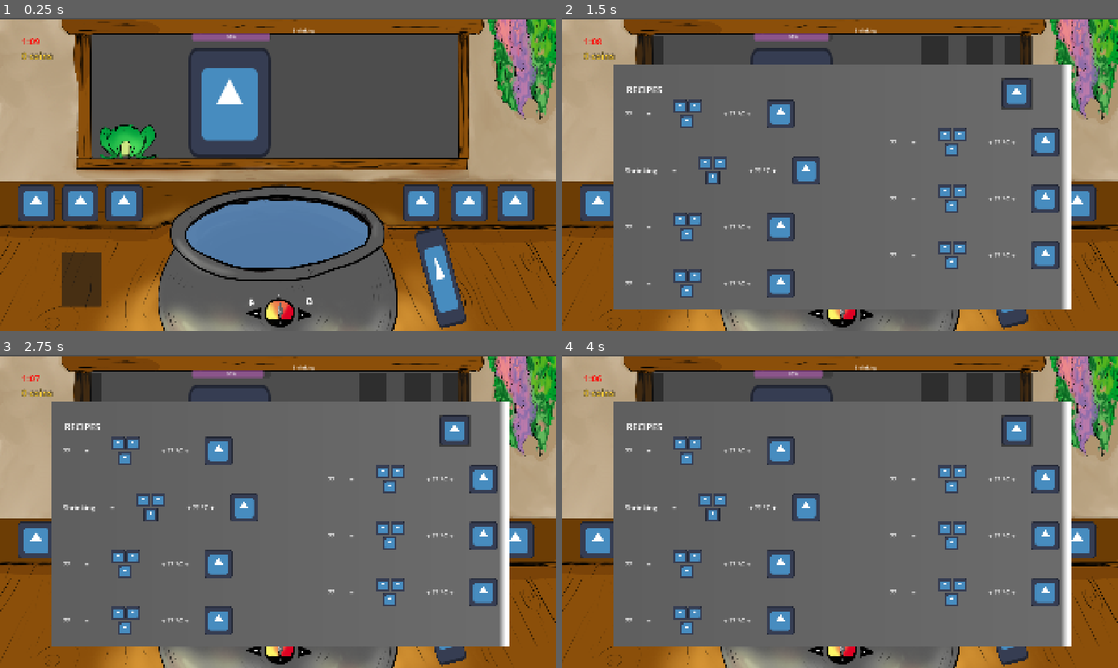
Above: before the commit, frames 1-4 (two rows, left to right).
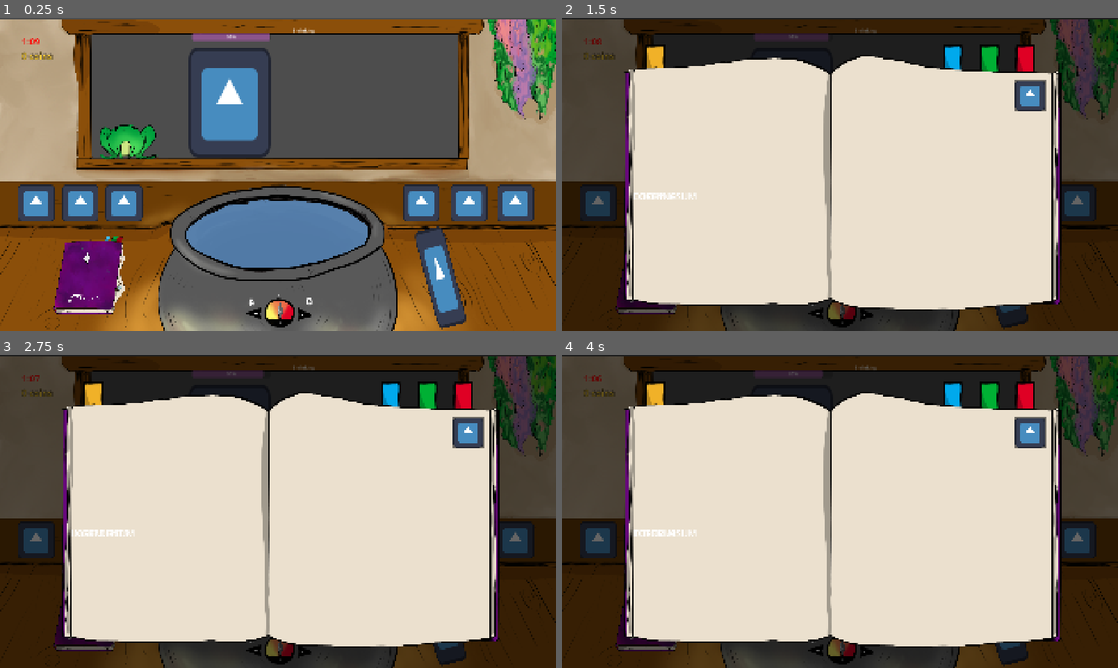
Above: after the commit, the same moments.

Repository: Eko199/Sugaming-Game-Jam-2026
Game: Godot game, scene res://main.tscn
Two runs of this game, one before a commit and one after it. Both use one fixed random seed, a clock stepped at 60 frames per second and the inputs below. The engine's default icon, where the game draws it, is replaced by a stand-in: a white triangle on a blue panel in a dark square.
Inputs (mouse positions are in pixels of both pictures, inside the frame that each line leads up to; where the layout moved, square brackets give the same spot in the first picture):
- Up to frame 1 (0.25 s): no input
- Up to frame 2 (1.5 s): click (650, 274) [645, 280] at 0.5 s; click (1029, 71) [1017, 64] at 1.25 s
- Up to frame 3 (2.75 s): click (428, 408) [417, 401] at 2 s
- Up to frame 4 (4 s): click (956, 408) [934, 401] at 2.75 s; click (656, 408) [650, 401] at 3.5 s

The runs differ from the first frame. In frame 1, 2.6% of the frame differs, in the area x 9-23%, y 69-95%; in frame 2, 98%, in the area x 0-100%, y 0-100%; in frame 3, 98%; in frame 4, 98%.

Commit message:
Use almanac textures

Diff:
--- a/main.tscn
+++ b/main.tscn
@@ -4,11 +4,11 @@
 [ext_resource type="Script" uid="uid://0830dg36o4ho" path="res://main.gd" id="1_lquwl"]
 [ext_resource type="PackedScene" uid="uid://dwvgd1ceya2ff" path="res://potion_making/ingredient.tscn" id="2_1bvp3"]
 [ext_resource type="PackedScene" uid="uid://bf47lyj853ja" path="res://ui/almanac_control.tscn" id="3_5vw27"]
-[ext_resource type="Texture2D" uid="uid://2c6dp0q3oc20" path="res://icon.svg" id="7_272bh"]
 [ext_resource type="Texture2D" uid="uid://cwdg41cb3c5sy" path="res://textures/background.png" id="3_7mycd"]
 [ext_resource type="PackedScene" uid="uid://b4a1c2d50cjdd" path="res://potion_making/cauldron.tscn" id="3_lquwl"]
 [ext_resource type="PackedScene" uid="uid://ddyr3a0jetguo" path="res://potion_making/customer.tscn" id="6_7mycd"]
 [ext_resource type="PackedScene" uid="uid://d33d5rnlivlhp" path="res://potion_making/spoon.tscn" id="7_272bh"]
+[ext_resource type="Texture2D" uid="uid://dxo2xb5fkkraa" path="res://textures/almanach.png" id="8_kek77"]
 
 [sub_resource type="LabelSettings" id="LabelSettings_0xm2m"]
 font_size = 32
@@ -39,21 +39,6 @@
 text = "5:00"
 label_settings = SubResource("LabelSettings_0xm2m")
 
-[node name="AlmanacControl" parent="UI" unique_id=1011438134 instance=ExtResource("3_5vw27")]
-visible = false
-anchors_preset = 15
-anchor_left = 0.0
-anchor_top = 0.0
-anchor_right = 1.0
-anchor_bottom = 1.0
-offset_left = 192.99998
-offset_top = 151.99998
-offset_right = 199.0
-offset_bottom = 152.0
-scale = Vector2(0.8, 0.8)
-size_flags_horizontal = 6
-size_flags_vertical = 6
-
 [node name="MoneyLabel" type="Label" parent="UI" unique_id=141992439]
 offset_left = 75.0
 offset_top = 108.0
@@ -61,6 +46,30 @@
 offset_bottom = 131.0
 text = "0 coins"
 label_settings = SubResource("LabelSettings_7mycd")
+
+[node name="ColorRect" type="ColorRect" parent="UI" unique_id=91601122]
+visible = false
+anchors_preset = 15
+anchor_right = 1.0
+anchor_bottom = 1.0
+grow_horizontal = 2
+grow_vertical = 2
+color = Color(0, 0, 0, 0.60784316)
+
+[node name="AlmanacControl" parent="UI/ColorRect" unique_id=1011438134 instance=ExtResource("3_5vw27")]
+layout_mode = 1
+anchors_preset = 15
+anchor_left = 0.0
+anchor_top = 0.0
+anchor_right = 1.0
+anchor_bottom = 1.0
+offset_left = 165.99998
+offset_top = 111.499985
+offset_right = 226.0
+offset_bottom = 192.5
+scale = Vector2(0.8, 0.8)
+size_flags_horizontal = 6
+size_flags_vertical = 6
 
 [node name="Background" type="Sprite2D" parent="." unique_id=1861596065]
 position = Vector2(961.44446, 542.5)
@@ -123,16 +132,21 @@
 offset_bottom = 482.0
 
 [node name="Almanac" type="Button" parent="." unique_id=466546909]
-offset_left = 213.0
-offset_top = 810.0
-offset_right = 349.0
-offset_bottom = 997.0
-icon = ExtResource("7_272bh")
+offset_left = 180.0
+offset_top = 746.0
+offset_right = 437.0
+offset_bottom = 1028.0
+mouse_default_cursor_shape = 2
+icon = ExtResource("8_kek77")
+flat = true
+expand_icon = true
 
-[connection signal="pressed" from="Almanac" to="UI/AlmanacControl" method="_on_almanac_pressed"]
 [node name="Spoon" parent="." unique_id=389561872 instance=ExtResource("7_272bh")]
 offset_left = 1470.0
 offset_top = 723.0
 offset_right = 1572.0
 offset_bottom = 1068.0
 rotation = -0.2617994
+mouse_default_cursor_shape = 2
+
+[connection signal="pressed" from="Almanac" to="UI/ColorRect/AlmanacControl" method="_on_almanac_pressed"]
--- a/ui/almanac.gd
+++ b/ui/almanac.gd
@@ -14,10 +14,10 @@
 
 	current_page = recipes
 	current_page.visible = true
-	visible = true
+	get_parent().visible = true
 
 func close() -> void:
-	visible = false
+	get_parent().visible = false
 
 func switch_page(page: Control) -> void:
 	current_page.visible = false
@@ -59,6 +59,9 @@
 func _unhandled_input(event: InputEvent) -> void:
 	if event.is_action_pressed("ui_cancel") and visible == true:
 		close()
+	if event is InputEventKey and event.pressed and not event.echo \
+		and event.keycode == KEY_SPACE and visible == false:
+			open()
 
 func _on_cooking_btn_pressed() -> void:
 	switch_page(cooking)
--- a/ui/almanac_control.tscn
+++ b/ui/almanac_control.tscn
@@ -1,18 +1,20 @@
 [gd_scene format=3 uid="uid://bf47lyj853ja"]
 
 [ext_resource type="Script" uid="uid://dgm1huqnuwkma" path="res://ui/almanac.gd" id="1_j4527"]
+[ext_resource type="Texture2D" uid="uid://bd5i8llst35wu" path="res://textures/open-book.png" id="2_8llnm"]
+[ext_resource type="Texture2D" uid="uid://ciykwiaxdcmhi" path="res://textures/red-tab.png" id="2_boy4e"]
 [ext_resource type="Texture2D" uid="uid://2c6dp0q3oc20" path="res://icon.svg" id="2_ytkxx"]
+[ext_resource type="Texture2D" uid="uid://2ti3mwqk8hai" path="res://textures/green-tab.png" id="3_bgjhh"]
 [ext_resource type="PackedScene" uid="uid://de1kknukqhl5m" path="res://ui/recipe.tscn" id="3_kyb6q"]
-
-[sub_resource type="Gradient" id="Gradient_5vw27"]
-offsets = PackedFloat32Array(0.004, 0.996, 1)
-colors = PackedColorArray(0.37162217, 0.3716222, 0.37162215, 1, 0.4220943, 0.42209432, 0.42209426, 1, 1, 1, 1, 1)
-
-[sub_resource type="GradientTexture2D" id="GradientTexture2D_p7tx1"]
-gradient = SubResource("Gradient_5vw27")
+[ext_resource type="Texture2D" uid="uid://dnq0pllbw3rji" path="res://textures/blue-tab.png" id="4_p800m"]
+[ext_resource type="Texture2D" uid="uid://cicush4i4a3xs" path="res://textures/yellow-tab.png" id="5_iu7ow"]
 
 [sub_resource type="LabelSettings" id="LabelSettings_ov5wf"]
 font_size = 40
+
+[sub_resource type="LabelSettings" id="LabelSettings_3ftik"]
+font_size = 67
+font_color = Color(0, 0, 0, 1)
 
 [node name="AlmanacControl" type="MarginContainer" unique_id=1700512780]
 anchors_preset = 8
@@ -32,44 +34,15 @@
 theme_override_constants/margin_bottom = 10
 script = ExtResource("1_j4527")
 
-[node name="Bookmarks" type="Control" parent="." unique_id=722244083]
+[node name="Book" type="TextureRect" parent="." unique_id=705706127]
+z_index = 1
 layout_mode = 2
 mouse_filter = 2
-
-[node name="CookingBtn" type="Button" parent="Bookmarks" unique_id=702234793]
-layout_mode = 0
-offset_left = 1691.0
-offset_top = -120.0
-offset_right = 1809.0
-offset_bottom = 127.0
-
-[node name="IngredientsBtn" type="Button" parent="Bookmarks" unique_id=353100691]
-layout_mode = 0
-offset_left = 1521.0
-offset_top = -120.0
-offset_right = 1639.0
-offset_bottom = 127.0
-
-[node name="RecipesBtn" type="Button" parent="Bookmarks" unique_id=974889372]
-layout_mode = 0
-offset_left = 1329.0
-offset_top = -120.0
-offset_right = 1447.0
-offset_bottom = 127.0
-
-[node name="TutorialBtn" type="Button" parent="Bookmarks" unique_id=1085961713]
-layout_mode = 0
-offset_left = 98.0
-offset_top = -120.0
-offset_right = 216.0
-offset_bottom = 127.0
-
-[node name="TextureRect" type="TextureRect" parent="." unique_id=705706127]
-layout_mode = 2
-texture = SubResource("GradientTexture2D_p7tx1")
+texture = ExtResource("2_8llnm")
 
 [node name="Tutorial" type="MarginContainer" parent="." unique_id=1424209766]
 visible = false
+z_index = 2
 layout_mode = 2
 theme_override_constants/margin_left = 50
 theme_override_constants/margin_top = 150
@@ -87,98 +60,152 @@
 label_settings = SubResource("LabelSettings_ov5wf")
 
 [node name="Recipes" type="MarginContainer" parent="." unique_id=1057927573]
+z_index = 2
+layout_mode = 2
+theme_override_constants/margin_left = 150
+theme_override_constants/margin_top = 180
+theme_override_constants/margin_right = 150
+theme_override_constants/margin_bottom = 70
+
+[node name="VFlowContainer" type="VFlowContainer" parent="Recipes" unique_id=1683986501]
+layout_mode = 2
+theme_override_constants/h_separation = 250
+theme_override_constants/v_separation = 90
+alignment = 1
+
+[node name="Recipe1" parent="Recipes/VFlowContainer" unique_id=1410940039 instance=ExtResource("3_kyb6q")]
+layout_mode = 2
+
+[node name="Recipe2" parent="Recipes/VFlowContainer" unique_id=1652881450 instance=ExtResource("3_kyb6q")]
+layout_mode = 2
+
+[node name="Recipe3" parent="Recipes/VFlowContainer" unique_id=1659612402 instance=ExtResource("3_kyb6q")]
+layout_mode = 2
+
+[node name="Recipe4" parent="Recipes/VFlowContainer" unique_id=1538374553 instance=ExtResource("3_kyb6q")]
+layout_mode = 2
+
+[node name="Recipe5" parent="Recipes/VFlowContainer" unique_id=1926209624 instance=ExtResource("3_kyb6q")]
+layout_mode = 2
+
+[node name="Recipe6" parent="Recipes/VFlowContainer" unique_id=1209565737 instance=ExtResource("3_kyb6q")]
+layout_mode = 2
+
+[node name="Recipe7" parent="Recipes/VFlowContainer" unique_id=1070182856 instance=ExtResource("3_kyb6q")]
+layout_mode = 2
+
+[node name="Title" type="Control" parent="Recipes" unique_id=2136623018]
+layout_mode = 2
+
+[node name="Label" type="Label" parent="Recipes/Title" unique_id=2002414573]
+layout_mode = 0
+offset_left = -9.0
+offset_top = -87.5
+offset_right = 250.0
+offset_bottom = 4.5
+text = "RECIPES"
+label_settings = SubResource("LabelSettings_3ftik")
+
+[node name="Ingredients" type="MarginContainer" parent="." unique_id=1353418424]
+visible = false
+z_index = 2
 layout_mode = 2
 theme_override_constants/margin_left = 50
 theme_override_constants/margin_top = 150
 theme_override_constants/margin_right = 50
 theme_override_constants/margin_bottom = 50
 
-[node name="VFlowContainer" type="VFlowContainer" parent="Recipes" unique_id=1683986501]
-layout_mode = 2
-theme_override_constants/h_separation = 300
-theme_override_constants/v_separation = 120
-alignment = 1
-
-[node name="Recipe1" parent="Recipes/VFlowContainer" unique_id=1410940039 instance=ExtResource("3_kyb6q")]
-layout_mode = 2
-
-[node name="Recipe2" parent="Recipes/VFlowContainer" unique_id=1652881450 instance=ExtResource("3_kyb6q")]
-layout_mode = 2
-
-[node name="Recipe3" parent="Recipes/VFlowContainer" unique_id=1659612402 instance=ExtResource("3_kyb6q")]
-layout_mode = 2
-
-[node name="Recipe4" parent="Recipes/VFlowContainer" unique_id=1538374553 instance=ExtResource("3_kyb6q")]
-layout_mode = 2
-
-[node name="Recipe5" parent="Recipes/VFlowContainer" unique_id=1926209624 instance=ExtResource("3_kyb6q")]
-layout_mode = 2
-
-[node name="Recipe6" parent="Recipes/VFlowContainer" unique_id=1209565737 instance=ExtResource("3_kyb6q")]
-layout_mode = 2
-
-[node name="Recipe7" parent="Recipes/VFlowContainer" unique_id=1070182856 instance=ExtResource("3_kyb6q")]
-layout_mode = 2
-
-[node name="Control" type="Control" parent="Recipes" unique_id=2136623018]
-layout_mode = 2
-
-[node name="Label" type="Label" parent="Recipes/Control" unique_id=2002414573]
-layout_mode = 0
-offset_left = 6.0
-offset_top = -68.0
-offset_right = 1806.0
-offset_bottom = -13.0
-text = "RECIPES"
-label_settings = SubResource("LabelSettings_ov5wf")
-
-[node name="Ingredients" type="MarginContainer" parent="." unique_id=1353418424]
+[node name="Label" type="Label" parent="Ingredients" unique_id=1372315519]
+layout_mode = 2
+text = "INGREDENTS"
+label_settings = SubResource("LabelSettings_ov5wf")
+
+[node name="Label2" type="Label" parent="Ingredients" unique_id=73934723]
+layout_mode = 2
+text = "LOREM IPSUM"
+label_settings = SubResource("LabelSettings_ov5wf")
+
+[node name="Cooking" type="MarginContainer" parent="." unique_id=307865024]
 visible = false
+z_index = 2
 layout_mode = 2
 theme_override_constants/margin_left = 50
 theme_override_constants/margin_top = 150
 theme_override_constants/margin_right = 50
 theme_override_constants/margin_bottom = 50
 
-[node name="Label" type="Label" parent="Ingredients" unique_id=1372315519]
-layout_mode = 2
-text = "INGREDENTS"
-label_settings = SubResource("LabelSettings_ov5wf")
-
-[node name="Label2" type="Label" parent="Ingredients" unique_id=73934723]
+[node name="Label" type="Label" parent="Cooking" unique_id=1587061550]
+layout_mode = 2
+text = "COOKING"
+label_settings = SubResource("LabelSettings_ov5wf")
+
+[node name="Label2" type="Label" parent="Cooking" unique_id=556355266]
 layout_mode = 2
 text = "LOREM IPSUM"
 label_settings = SubResource("LabelSettings_ov5wf")
 
-[node name="Cooking" type="MarginContainer" parent="." unique_id=307865024]
-visible = false
-layout_mode = 2
-theme_override_constants/margin_left = 50
-theme_override_constants/margin_top = 150
-theme_override_constants/margin_right = 50
-theme_override_constants/margin_bottom = 50
-
-[node name="Label" type="Label" parent="Cooking" unique_id=1587061550]
-layout_mode = 2
-text = "COOKING"
-label_settings = SubResource("LabelSettings_ov5wf")
-
-[node name="Label2" type="Label" parent="Cooking" unique_id=556355266]
-layout_mode = 2
-text = "LOREM IPSUM"
-label_settings = SubResource("LabelSettings_ov5wf")
+[node name="Bookmarks" type="Control" parent="." unique_id=722244083]
+layout_mode = 2
+mouse_filter = 2
+
+[node name="CookingBtn" type="Button" parent="Bookmarks" unique_id=702234793]
+layout_mode = 0
+offset_left = 1696.0
+offset_top = -40.0
+offset_right = 1814.0
+offset_bottom = 207.0
+mouse_default_cursor_shape = 2
+icon = ExtResource("2_boy4e")
+flat = true
+expand_icon = true
+
+[node name="IngredientsBtn" type="Button" parent="Bookmarks" unique_id=353100691]
+layout_mode = 0
+offset_left = 1540.0
+offset_top = -40.0
+offset_right = 1658.0
+offset_bottom = 207.0
+mouse_default_cursor_shape = 2
+icon = ExtResource("3_bgjhh")
+flat = true
+expand_icon = true
+
+[node name="RecipesBtn" type="Button" parent="Bookmarks" unique_id=974889372]
+layout_mode = 0
+offset_left = 1382.0
+offset_top = -40.0
+offset_right = 1500.0
+offset_bottom = 207.0
+mouse_default_cursor_shape = 2
+icon = ExtResource("4_p800m")
+flat = true
+expand_icon = true
+
+[node name="TutorialBtn" type="Button" parent="Bookmarks" unique_id=1085961713]
+layout_mode = 0
+offset_left = 98.0
+offset_top = -40.0
+offset_right = 216.0
+offset_bottom = 207.0
+mouse_default_cursor_shape = 2
+icon = ExtResource("5_iu7ow")
+flat = true
+expand_icon = true
 
 [node name="ExitControl" type="Control" parent="." unique_id=634802143]
-layout_mode = 2
+z_index = 3
+layout_mode = 2
+mouse_filter = 2
 
 [node name="Exit" type="Button" parent="ExitControl" unique_id=1318284532]
 layout_mode = 0
-offset_left = 1672.0
-offset_top = 58.0
-offset_right = 1808.0
-offset_bottom = 194.0
+offset_left = 1695.0
+offset_top = 117.5
+offset_right = 1831.0
+offset_bottom = 253.5
 size_flags_horizontal = 8
 size_flags_vertical = 0
+mouse_default_cursor_shape = 2
 icon = ExtResource("2_ytkxx")
 
 [connection signal="pressed" from="Bookmarks/CookingBtn" to="." method="_on_cooking_btn_pressed"]
--- a/ui/recipe.tscn
+++ b/ui/recipe.tscn
@@ -4,16 +4,14 @@
 
 [sub_resource type="LabelSettings" id="LabelSettings_7upsp"]
 font_size = 30
-
-[sub_resource type="LabelSettings" id="LabelSettings_p7tx1"]
-font_size = 30
+font_color = Color(0, 0, 0, 1)
 
 [node name="Recipe" type="HBoxContainer" unique_id=771960630]
 offset_left = -669.0
 offset_top = -292.0
 offset_right = -71.0
 offset_bottom = -172.0
-theme_override_constants/separation = 67
+theme_override_constants/separation = 20
 
 [node name="Potion" type="Label" parent="." unique_id=1448181069]
 layout_mode = 2
@@ -23,7 +21,7 @@
 [node name="Label" type="Label" parent="." unique_id=1142717900]
 layout_mode = 2
 text = "="
-label_settings = SubResource("LabelSettings_p7tx1")
+label_settings = SubResource("LabelSettings_7upsp")
 
 [node name="Ingredients" type="HFlowContainer" parent="." unique_id=1310431838]
 custom_minimum_size = Vector2(180, 60)
@@ -51,7 +49,7 @@
 [node name="Temperature" type="Label" parent="." unique_id=989610774]
 layout_mode = 2
 text = "+ ?? °C +"
-label_settings = SubResource("LabelSettings_p7tx1")
+label_settings = SubResource("LabelSettings_7upsp")
 
 [node name="Stir" type="TextureRect" parent="." unique_id=2102165612]
 layout_mode = 2
Binary file changed: textures/almanach.png
Not shown, added: textures/almanach.png.import
Binary file added: textures/blue-tab.png
Not shown, added: textures/blue-tab.png.import
Binary file added: textures/green-tab.png
Not shown, added: textures/green-tab.png.import
Binary file added: textures/open-book.png
Not shown, added: textures/open-book.png.import
Binary file added: textures/red-tab.png
Not shown, added: textures/red-tab.png.import
Binary file added: textures/yellow-tab.png
Not shown, added: textures/yellow-tab.png.import
